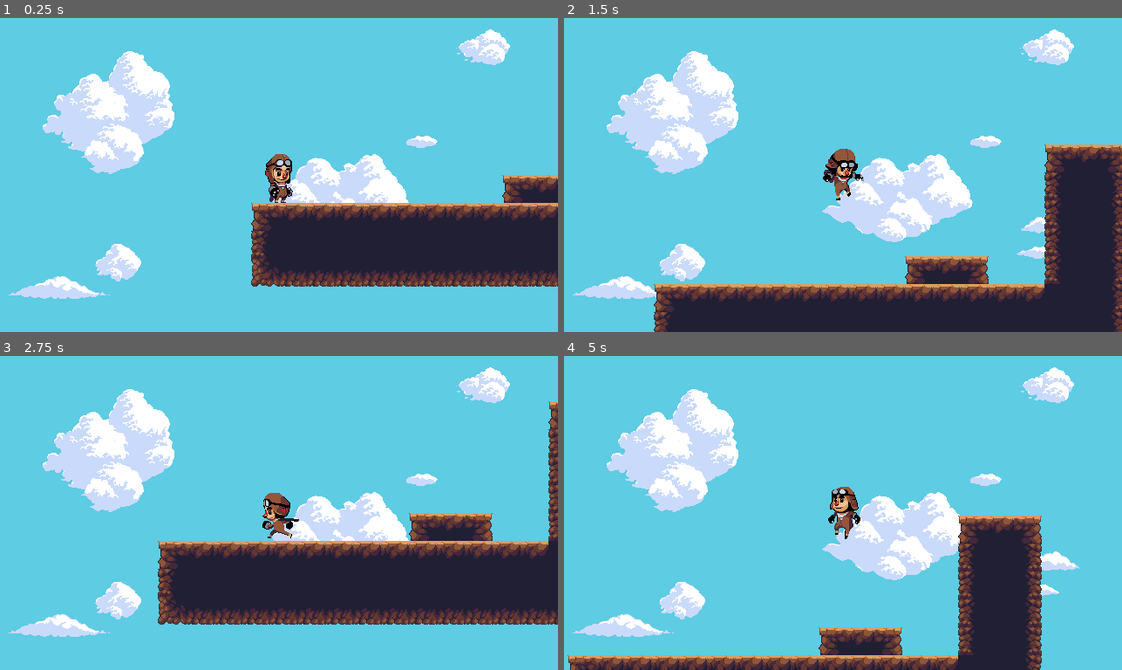
Above: before the commit, frames 1-4 (two rows, left to right).
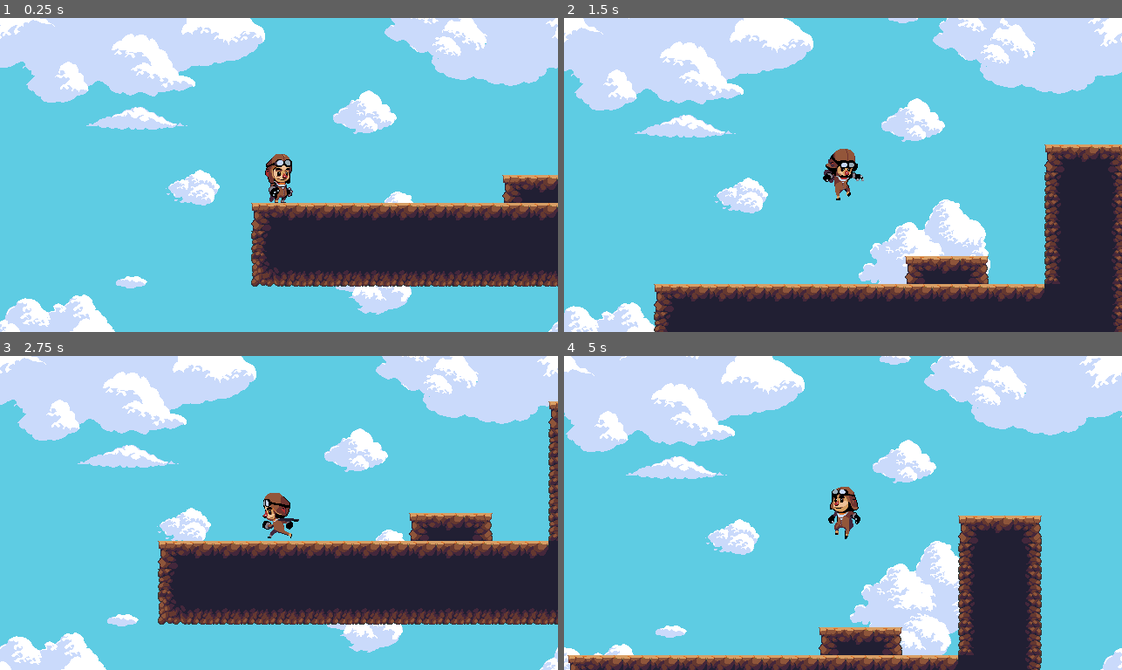
Above: after the commit, the same moments.

Repository: hamdle/Godot_Platform_Game
Game: Godot game, scene res://World.tscn
The game is run twice, just before and just after one commit, with the same random seed, the same clock (stepped at 60 frames per second) and the same inputs. The engine's default icon, where the game draws it, is replaced by a stand-in: a white triangle on a blue panel in a dark square.
Inputs:
- Up to frame 1 (0.25 s): no input
- Up to frame 2 (1.5 s): tap Enter at 0.5 s; hold Right (ui_right) from 0.53 s (still down); tap Up (ui_up) at 0.77 s
- Up to frame 3 (2.75 s): tap Up (ui_up) at 1.52 s; release Right (ui_right) at 2.03 s; hold Left (ui_left) from 2.03 s (still down)
- Up to frame 4 (5 s): release Left (ui_left) at 2.78 s; hold Right (ui_right) 2.78-4.28 s; tap Up (ui_up) at 3.02, 3.77, 4.52 s; hold Left (ui_left) from 4.28 s (still down)

The runs differ from the first frame. In frame 1, 25% of the frame differs, in the area x 0-100%, y 0-100%; in frame 2, 30%; in frame 3, 25%; in frame 4, 31%.

Commit message:
Set pixel snapping and simple parallax background

Diff:
--- a/Player.tscn
+++ b/Player.tscn
@@ -42,7 +42,7 @@
 radius = 14.0
 height = 28.0
 
-[node name="Player" type="KinematicBody2D"]
+[node name="Player" type="KinematicBody2D" index="0"]
 
 input_pickable = false
 collision_layer = 1
@@ -106,8 +106,16 @@
 scroll_ignore_camera_zoom = false
 _sections_unfolded = [ "Scroll" ]
 
-[node name="Sky" type="Sprite" parent="ParallaxBackground" index="0"]
+[node name="ParallaxLayer" type="ParallaxLayer" parent="ParallaxBackground" index="0"]
 
+motion_scale = Vector2( 0.1, 0.1 )
+motion_offset = Vector2( 0, 0 )
+motion_mirroring = Vector2( 640, 640 )
+_sections_unfolded = [ "Motion" ]
+
+[node name="Sky" type="Sprite" parent="ParallaxBackground/ParallaxLayer" index="0"]
+
+scale = Vector2( 1, 1 )
 texture = ExtResource( 11 )
 centered = false
 _sections_unfolded = [ "Offset", "Transform" ]
--- a/World 2.tscn
+++ b/World 2.tscn
@@ -4,7 +4,7 @@
 [ext_resource path="res://JungleDirtTileSet.tres" type="TileSet" id=2]
 [ext_resource path="res://WorldComplete.tscn" type="PackedScene" id=3]
 
-[node name="World 2" type="Node" index="0"]
+[node name="World 2" type="Node"]
 
 [node name="Player" parent="." index="0" instance=ExtResource( 1 )]
 
--- a/project.godot
+++ b/project.godot
@@ -36,4 +36,5 @@
 
 [rendering]
 
+quality/2d/use_pixel_snap=true
 environment/default_environment="res://default_env.tres"
